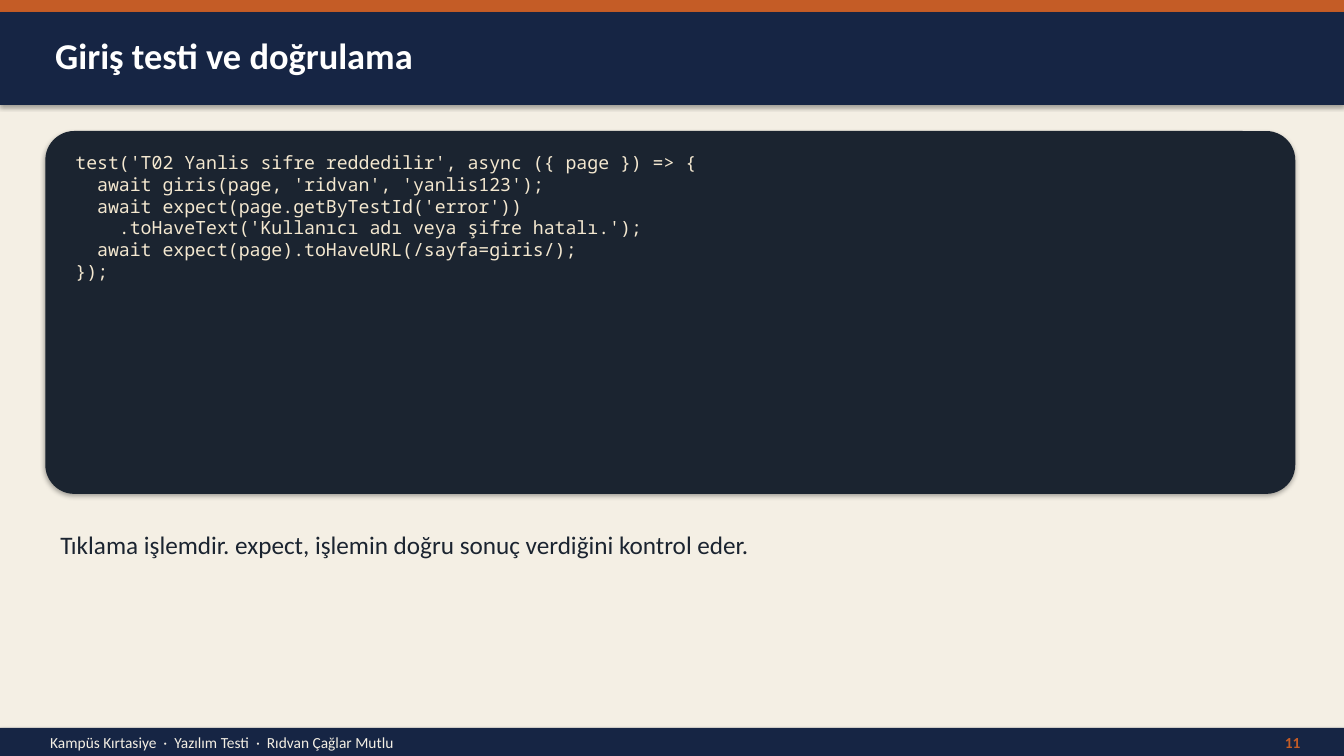
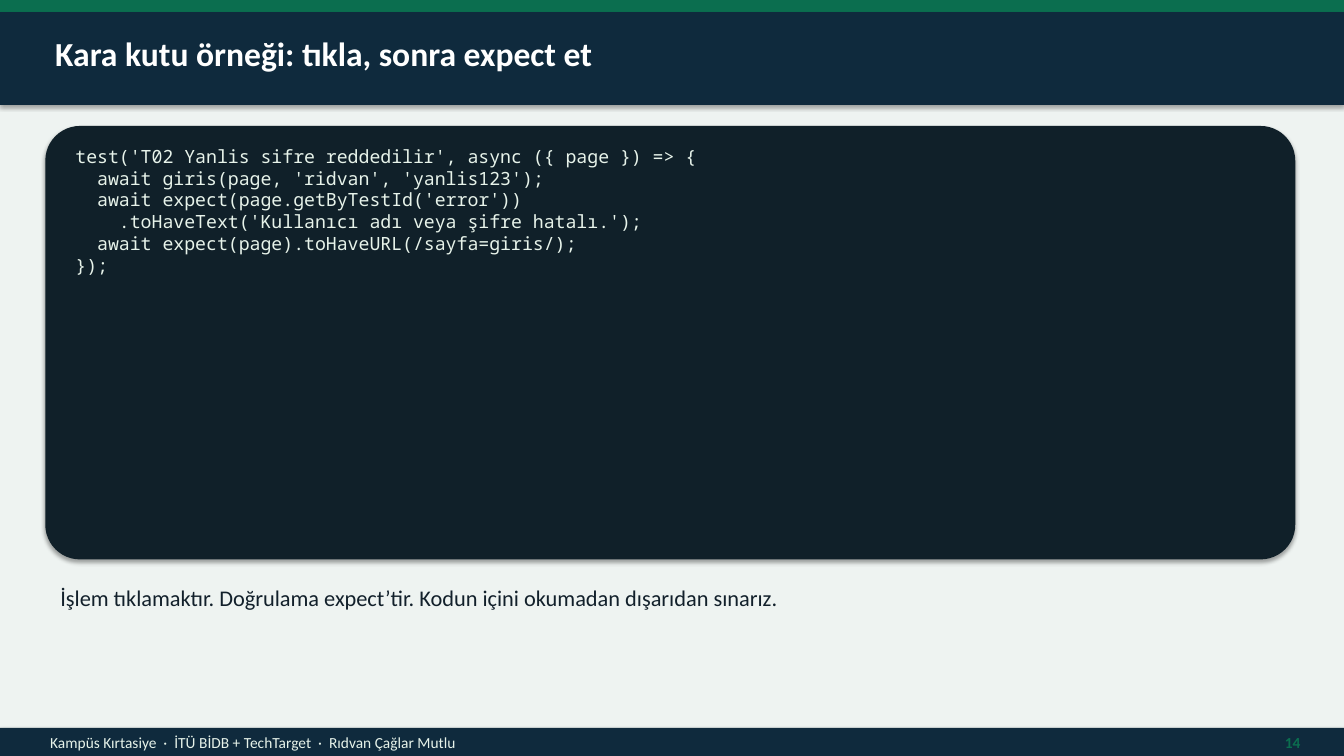
Before and after one commit to ridvancaglarmutlu/Veri-Taban-Projesi-, a slide deck: slide 14 of Kampus_Kirtasiye_Yazilim_Testi_Sunumu.pptx (slide 11 before the commit). Drawn at 1344x756 pixels with LibreOffice and Linux fonts; fonts in the diff are those of the drawing. Boxes give left, top, right and bottom in pixels: in the first picture for what was removed or moved away, otherwise in the second. Text is boxed around its words. In the diff, an @@ line names an element or a change of style, - is before the commit and + after.

```diff
--- a/Kampus_Kirtasiye_Yazilim_Testi_Sunumu.pptx
+++ b/Kampus_Kirtasiye_Yazilim_Testi_Sunumu.pptx
@@ rectangle at [0, 0, 1344, 756]: fill #F4EFE4 to #EEF3F1 @@
@@ rectangle at [0, 0, 1344, 12]: fill #C45C26 to #0B6E4F @@
@@ rectangle at [0, 12, 1344, 105]: fill #162544 to #0F2A3D @@
@@ text at [55, 42, 592, 72]: text changed; size 26 to 24 pt @@
-Giriş testi ve doğrulama
+Kara kutu örneği: tıkla, sonra expect et
@@ rounded rectangle: place and size @@
-rounded rectangle at [45, 131, 1296, 494]
+rounded rectangle at [45, 126, 1296, 560]
@@ rounded rectangle at [45, 126, 1296, 560]: fill #1B2430 to #102029 @@
@@ text "test('T02 Yanlis sifre reddedilir', async ..." at [75, 149, 642, 255]: text colour #F4E8D0 to #E7F3EA @@
@@ text removed at [60, 536, 748, 559] @@
-Tıklama işlemdir. expect, işlemin doğru sonuç verdiğini kontrol eder.
@@ text added at [60, 588, 778, 610], 16 pt, text #12202B @@
+İşlem tıklamaktır. Doğrulama expect’tir. Kodun içini okumadan dışarıdan sınarız.
@@ rectangle at [0, 728, 1344, 756]: fill #162544 to #0F2A3D @@
@@ text at [50, 735, 455, 751]: text changed; text colour #F4EFE4 to #E7F3EA @@
-Kampüs Kırtasiye · Yazılım Testi · Rıdvan Çağlar Mutlu
+Kampüs Kırtasiye · İTÜ BİDB + TechTarget · Rıdvan Çağlar Mutlu
@@ text at [1285, 738, 1301, 748]: text changed; text colour #C45C26 to #0B6E4F @@
-11
+14
```
Also in this commit, not shown: 4 other slides changed, 17 slides added, 18 slides removed, 17 other files.
